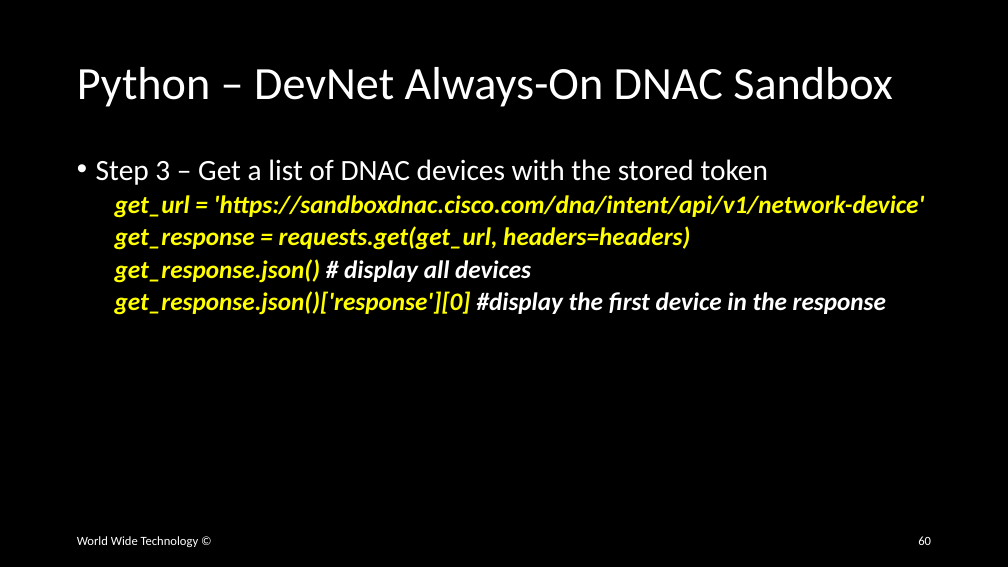
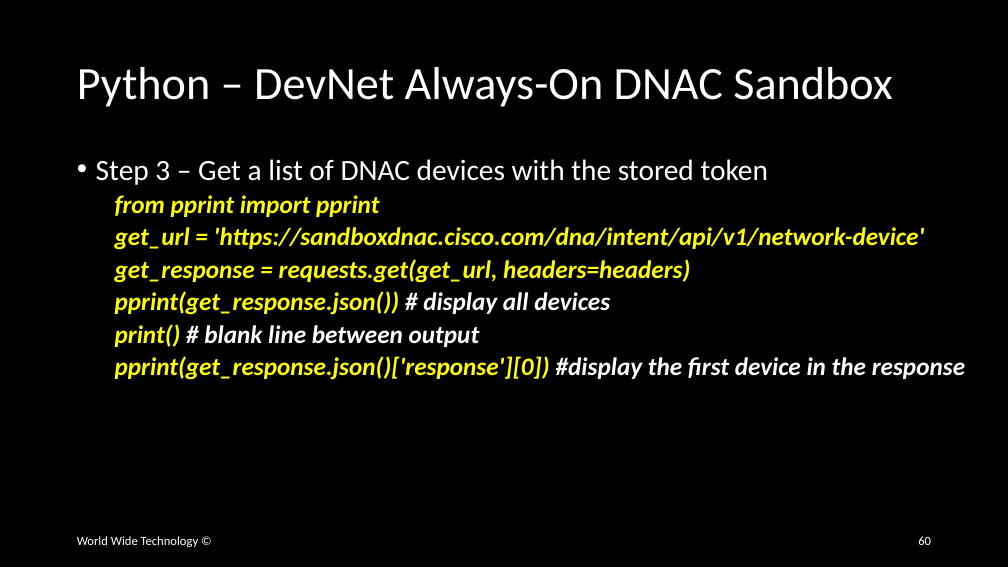
Before and after one commit to wwt/curl-requests-foundations, a slide deck: slide 60 of curl-requests-foundations.pptx. Drawn at 1008x567 pixels with LibreOffice and Linux fonts; fonts in the diff are those of the drawing. Boxes give left, top, right and bottom in pixels: in the first picture for what was removed or moved away, otherwise in the second. Text is boxed around its words. In the diff, an @@ line names an element or a change of style, - is before the commit and + after.

Commit message:
Updated DNAC cURL & Python slides

```diff
--- a/curl-requests-foundations.pptx
+++ b/curl-requests-foundations.pptx
@@ text at [115,195,379,217]: paragraph added @@
+  from pprint import pprint
@@ text at [115,291,965,380]: text changed @@
-  get_response.json() # display all devices
-  get_response.json()['response'][0] #display the first device in the response
+  pprint(get_response.json()) # display all devices
+  print() # blank line between output
+  pprint(get_response.json()['response'][0]) #display the first device in the response
```
Also in this commit, not shown: 1 other slide changed, 1 slide removed.
